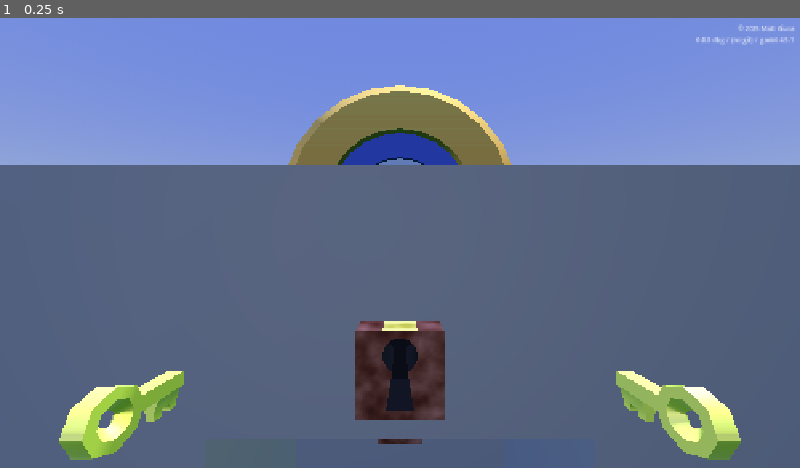
Above: before the commit, frame 1.
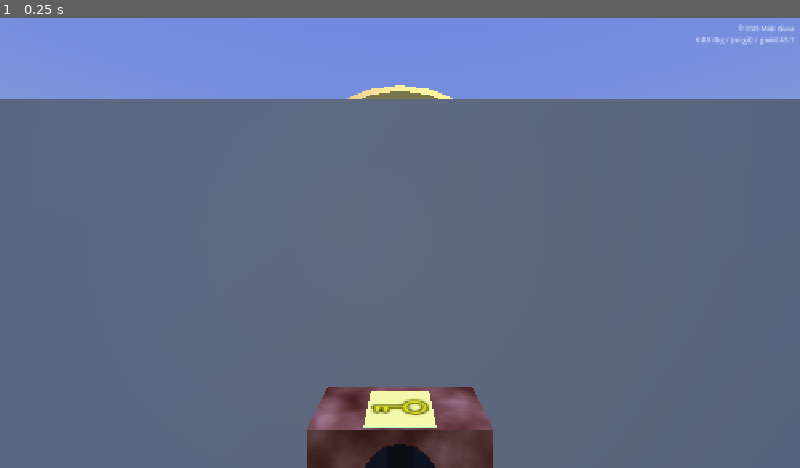
Above: after the commit, the same moment.

Repository: mgiuca/two-hands
Game: Godot game, scene res://scenes/levels/tunnel_locks.tscn
Same seed, same stepped clock (60 frames per second), same inputs: the game is played once before the commit and once after it. This scene is started directly instead of the project's main scene. Sound files missing from this copy of the repository are replaced by a short silence.
Inputs:
- Up to frame 1 (0.25 s): no input

The runs differ from the first frame. In frame 1, 23% of the frame differs, in the area x 0-100%, y 18-100%.

Commit message:
tunnel_locks: Move tunnel back a bit closer.
It was unreachable.

Diff:
--- a/scenes/levels/tunnel_locks.tscn
+++ b/scenes/levels/tunnel_locks.tscn
@@ -36,7 +36,7 @@
 texture = ExtResource("4_3duht")
 
 [node name="Cave" type="CSGBox3D" parent="." index="9"]
-transform = Transform3D(1, 0, 0, 0, 1, 0, 0, 0, 1, 0, 0.5, -1.7558129)
+transform = Transform3D(1, 0, 0, 0, 1, 0, 0, 0, 1, 0, 0.5, -1.4071758)
 use_collision = true
 collision_layer = 2
 collision_mask = 0
